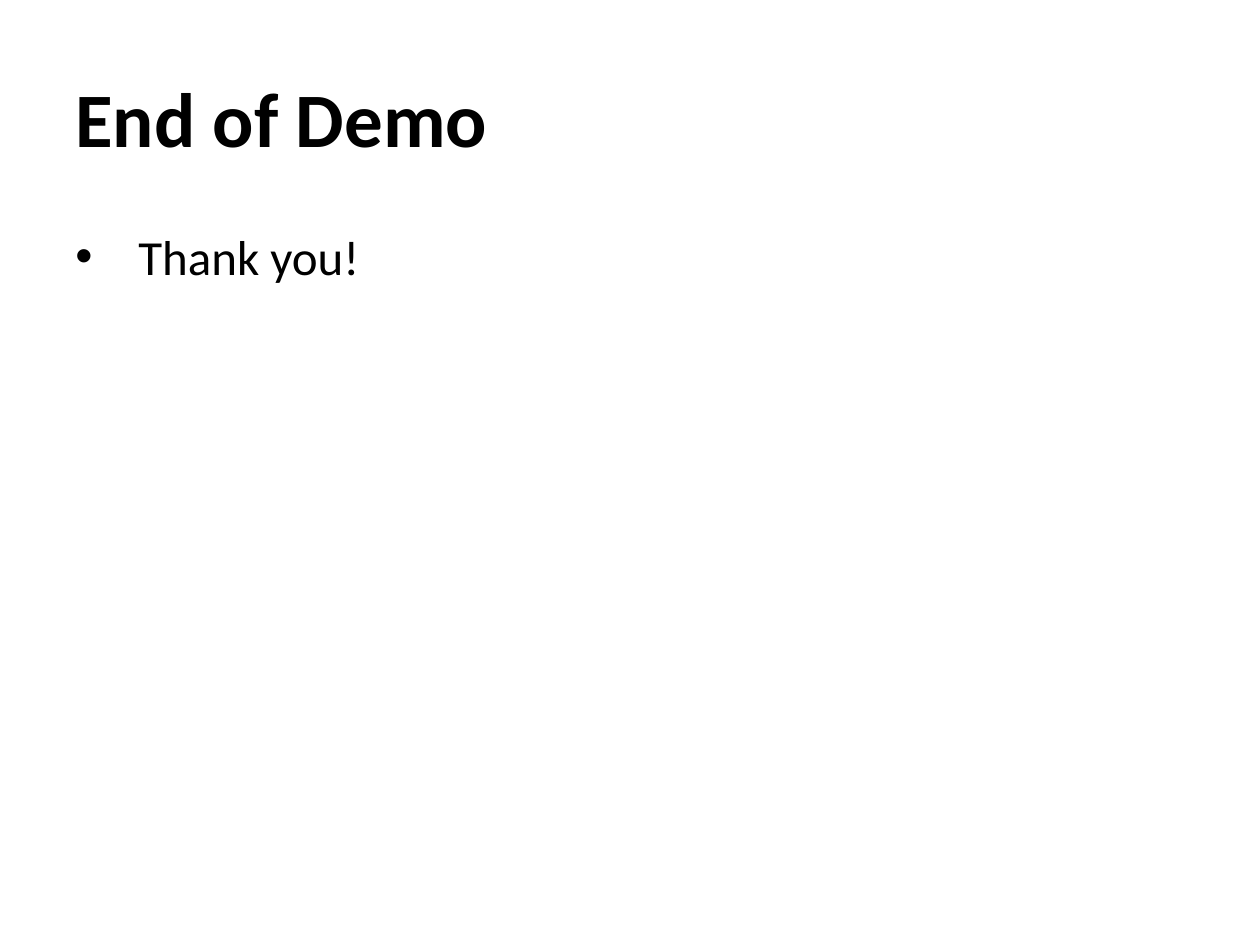
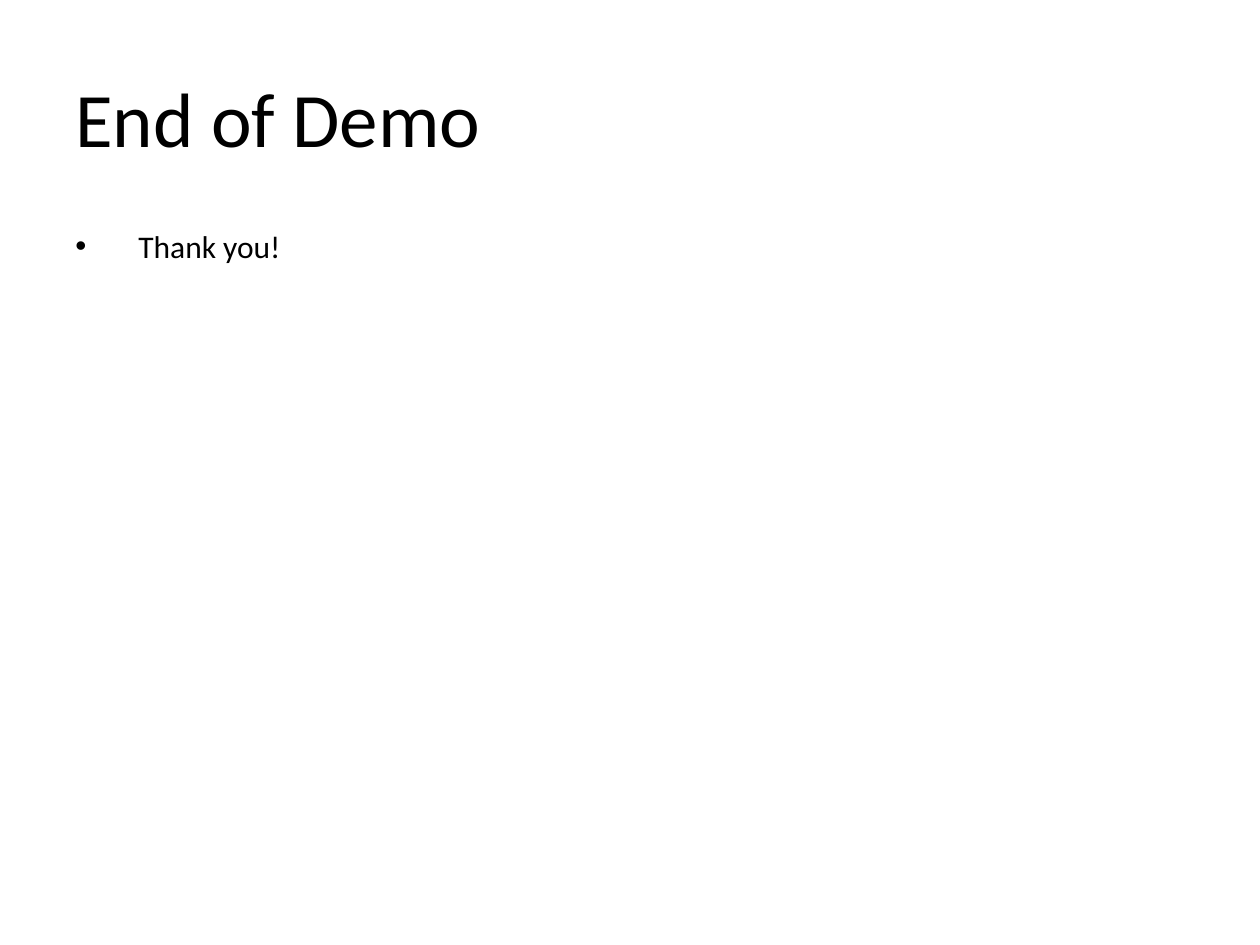
Before and after one commit to djinn-soul/gopptx, a slide deck: slide 4 of smoke_samples/animations.pptx. Drawn at 1260x945 pixels with LibreOffice and Linux fonts; fonts in the diff are those of the drawing. Boxes give left, top, right and bottom in pixels: in the first picture for what was removed or moved away, otherwise in the second. Text is boxed around its words. In the diff, an @@ line names an element or a change of style, - is before the commit and + after.

```diff
--- a/smoke_samples/animations.pptx
+++ b/smoke_samples/animations.pptx
@@ text "End of Demo" at [75, 93, 481, 148]: bold off @@
@@ text "Thank you!" at [138, 236, 280, 263]: size 28 to 18 pt @@
```
Also in this commit, not shown: 3 other slides changed, 40 other files.
